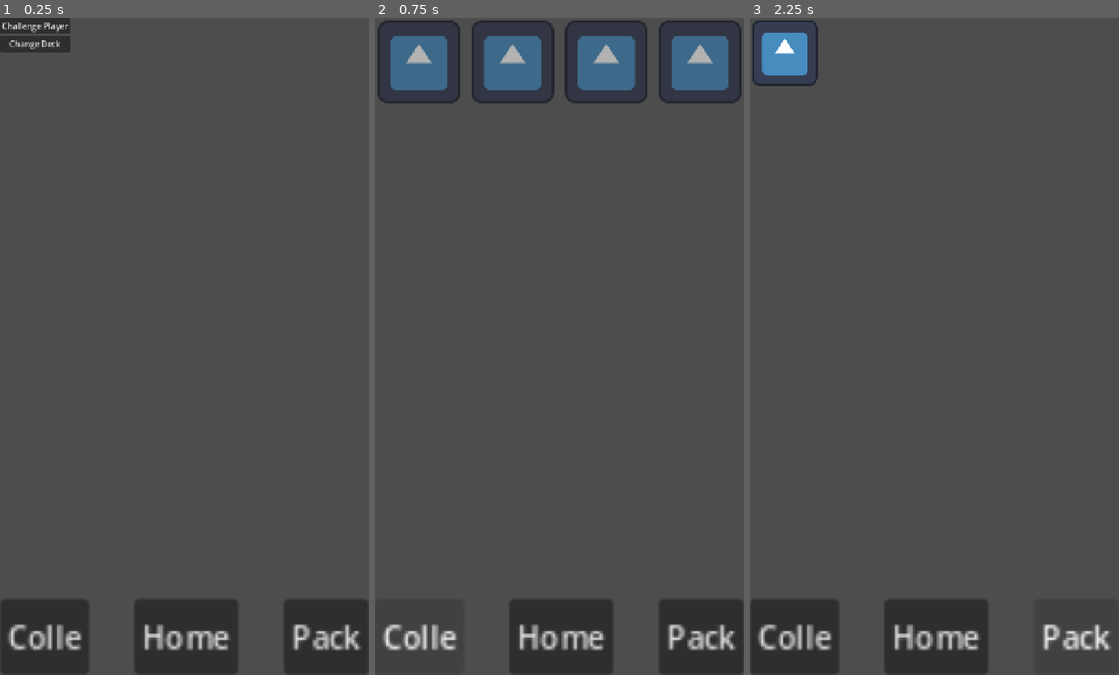
Above: before the commit, frames 1-3 (left to right).
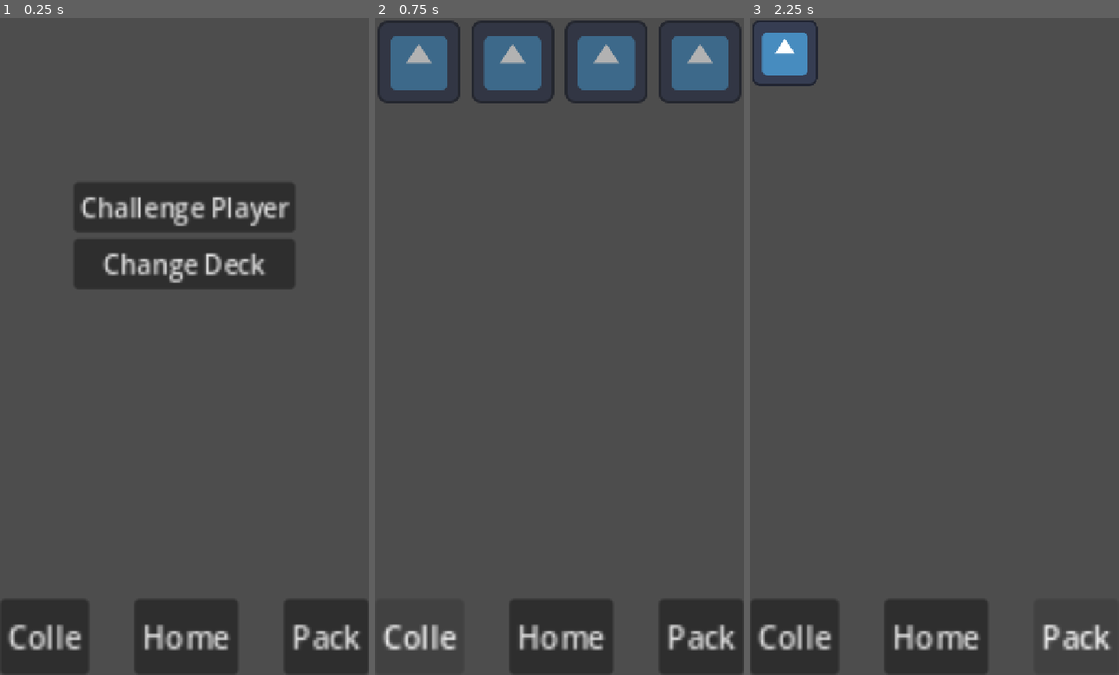
Above: after the commit, the same moments.

Repository: Simon-Kahre/nTCG
Game: Godot game, scene res://scenes/testingEnv.tscn
The game is run twice, just before and just after one commit, with the same random seed, the same clock (stepped at 60 frames per second) and the same inputs.
Inputs:
- Up to frame 1 (0.25 s): no input
- Up to frame 2 (0.75 s): click "Colle" at 0.5 s
- Up to frame 3 (2.25 s): click "Home" at 1.25 s; click "Pack" at 2 s

The runs differ from the first frame. In frame 1, 8.5% of the frame differs, in the area x 0-80%, y 0-42%; in frame 2, nothing differs; in frame 3, nothing differs.

Commit message:
Make buttons in home scene scale to phone screen size

Diff:
--- a/trading-card-game/scenes/home.tscn
+++ b/trading-card-game/scenes/home.tscn
@@ -1,6 +1,9 @@
 [gd_scene format=3 uid="uid://d2740yerop1g"]
 
+[ext_resource type="Script" uid="uid://buckokc7gxm47" path="res://scripts/home.gd" id="1_krot7"]
+
 [node name="Home" type="Node2D" unique_id=2091955014]
+script = ExtResource("1_krot7")
 
 [node name="VBoxContainer" type="VBoxContainer" parent="." unique_id=156649726]
 offset_right = 40.0
--- /dev/null
+++ b/trading-card-game/scripts/home.gd
@@ -0,0 +1,8 @@
+extends Node2D
+
+@onready var uiButtons: VBoxContainer = $VBoxContainer
+
+func _ready() -> void:
+	var screenSize = get_viewport_rect()
+	uiButtons.scale = Vector2(screenSize.end[0]/uiButtons.size.x*3/5, screenSize.end[0]/uiButtons.size.x*3/5)
+	uiButtons.position = Vector2(screenSize.end[0]/2-(uiButtons.size.x/2*uiButtons.scale.x), screenSize.end[1]/4)
Not shown, added: trading-card-game/scripts/home.gd.uid
